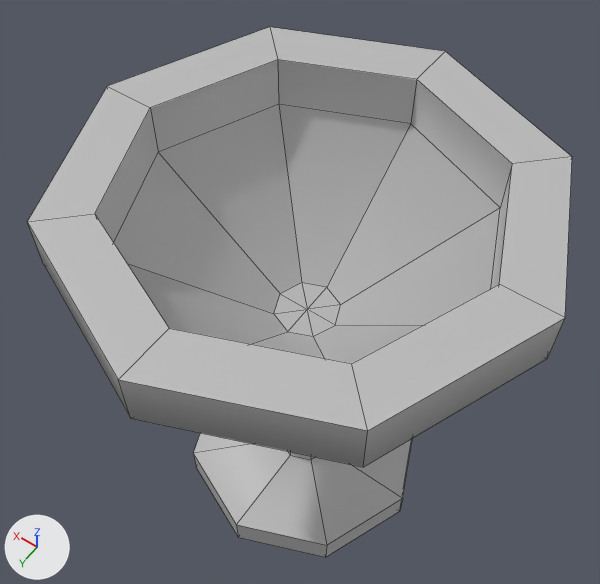
One commit to the FBX model Assets/3dModel/DrinksMenu1.fbx: the scene before it, then after it.
Rendered twice from a 50 mm camera at (-0.0132, 0.01908, 0.04522) aimed at (0.00155, -0.00157, 0.01277). The lights are fixed; the arrows at lower left show +X, +Y and +Z. Mesh edges are drawn as thin lines. Where no turn or scale is listed for an object, it has been applied to the vertices.
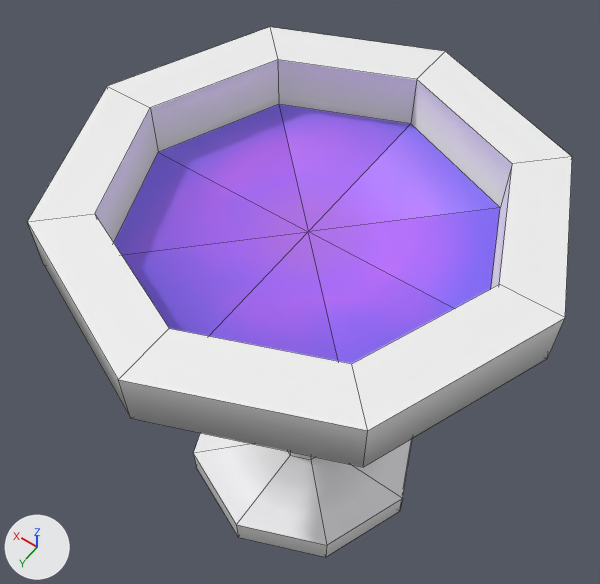
Pixel boxes (x1, y1, x2, y2) of what changed, in the pictures (600 x 584 px):
part 1 of me_mesh, cut back: (114, 104, 500, 364) in both
part 2 of me_mesh, recoloured (grey to white): (27, 27, 572, 557) in both

Diff of the bpy script that builds the scene:
```diff
--- a/Assets/3dModel/DrinksMenu1.fbx.py
+++ b/Assets/3dModel/DrinksMenu1.fbx.py
@@ img_drinks1_png @@
+img_drinks1_png = load_image('Drinks1.png', '_unpacked/Drinks1.png', 2048, 2048, 'sRGB')
@@ mat_lambert2 @@
+mat_lambert2 = principled_material('lambert2')
+mat_lambert2.texture = img_drinks1_png  # with its transparency
@@ me_mesh @@
 # used by ob_pcylinder1; location = (0.0, 0.0, 0.01106)
-me_mesh.from_pydata(...)  # 74 vertices, 80 faces; spans x -0.0108..0.0108, y -0.0108..0.0108, z -0.0111..0.0111
+me_mesh.from_pydata(...)  # 66 vertices, 72 faces; spans x -0.0108..0.0108, y -0.0108..0.0108, z -0.0111..0.0111
+# me_mesh part 1
+# 9 vertices are removed from x -0.0016..0.0016, y -0.0016..0.0016, z 0.0032
+# 16 faces are deleted
+# 1 vertex is added at (0.0, 0.0, 0.0085)
+# 8 new faces join them
+# me_mesh part 2: 64 faces spanning x -0.0108..0.0108, y -0.0108..0.0108, z -0.0111..0.0111 switch from mat_lambert1 (grey #bcbcbc) to mat_lambert2 (picture img_drinks1_png)
```
